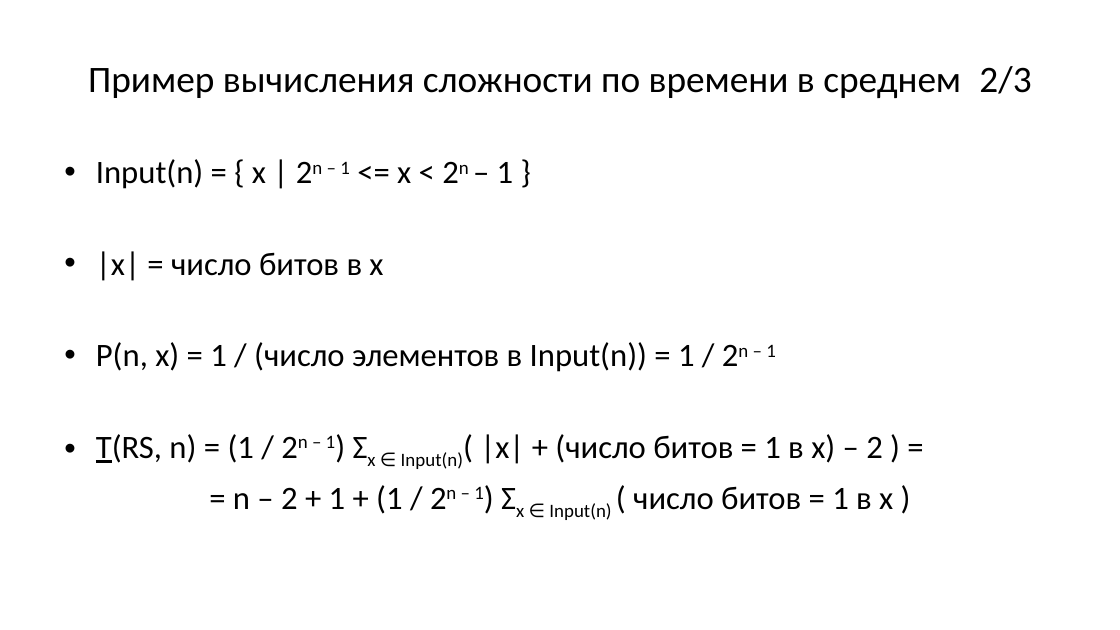
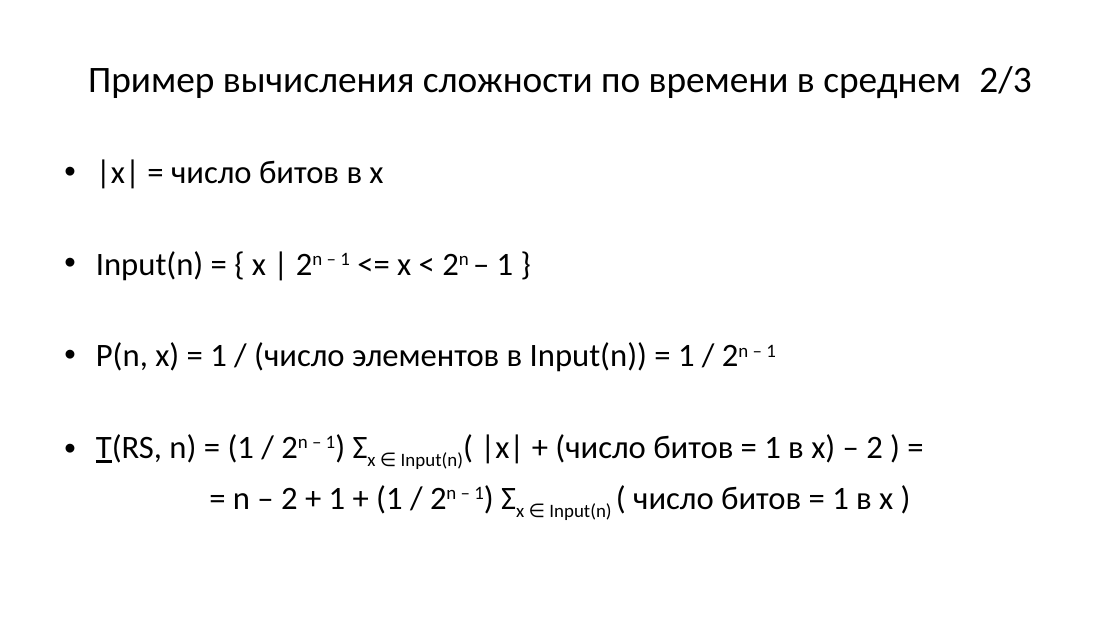
Before and after one commit to Evgueni-Petrov-aka-espetrov/Algorithms-and-Programming-in-C-pptx, a slide deck: slide 13 of 22 Оценка сложности вычислительных алгоритмов.pptx. Drawn at 1120x630 pixels with LibreOffice and Linux fonts; fonts in the diff are those of the drawing. Boxes give left, top, right and bottom in pixels: in the first picture for what was removed or moved away, otherwise in the second. Text is boxed around its words. In the diff, an @@ line names an element or a change of style, - is before the commit and + after.

Commit message:
добавил примеры для repeated squares; добавил поясняющий рисунок для эквивалентных функций

```diff
--- a/22 Оценка сложности вычислительных алгоритмов.pptx
+++ b/22 Оценка сложности вычислительных алгоритмов.pptx
@@ text at [96,159,383,189]: paragraph added @@
+• |x| = число битов в x
@@ text at [96,251,383,281]: paragraph removed @@
-• |x| = число битов в x
```
Also in this commit, not shown: 5 other slides changed.
